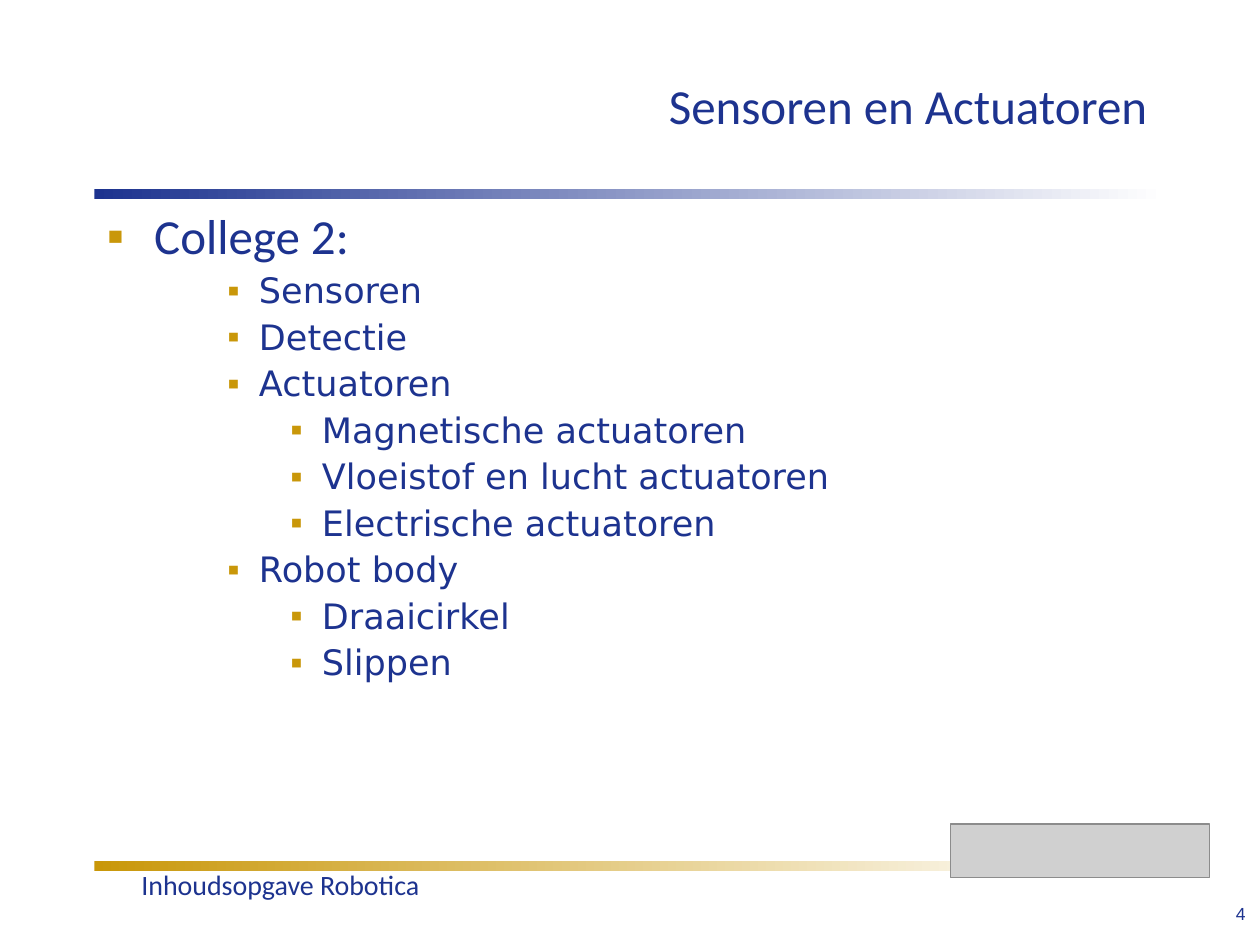
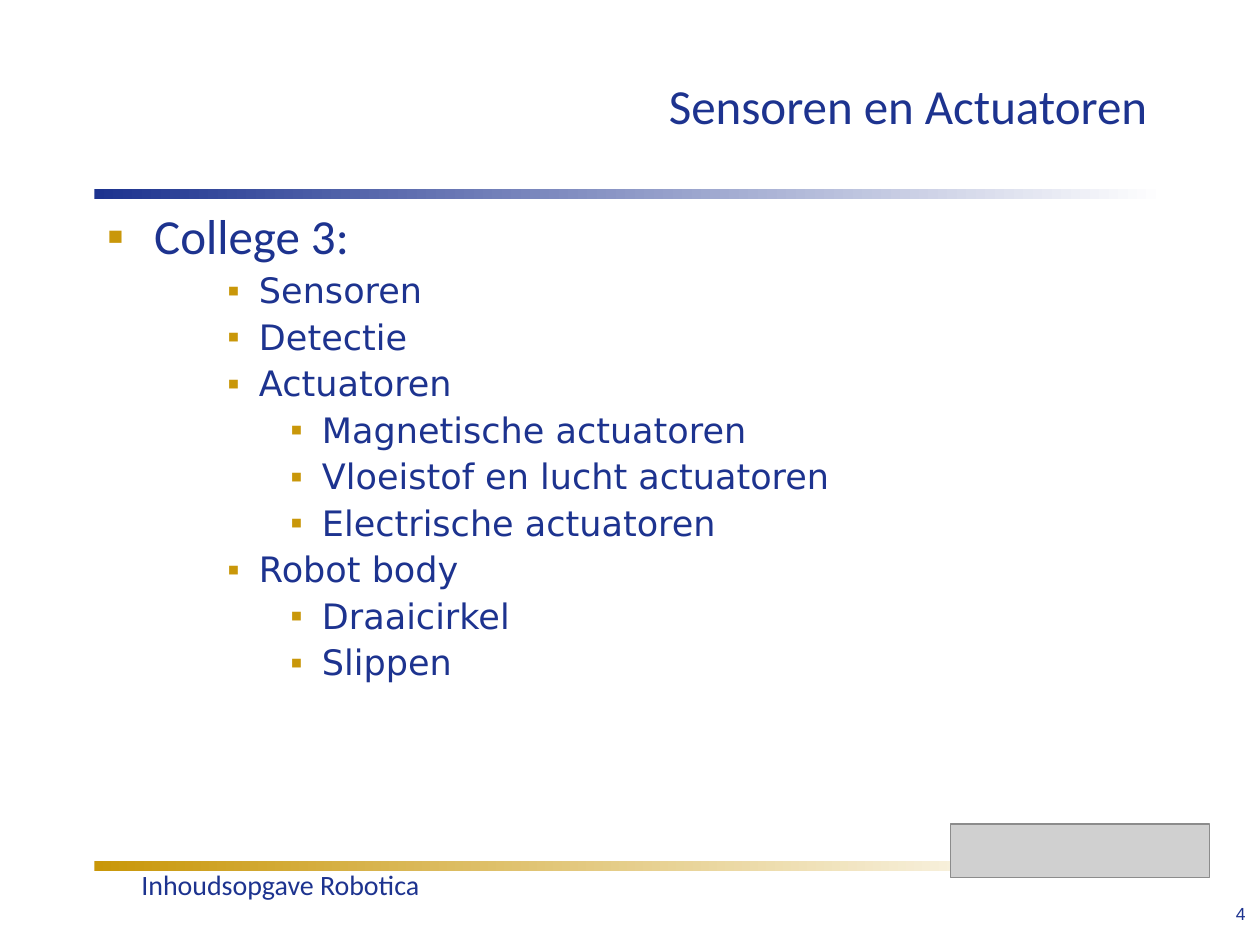
Before and after one commit to humiq/Greendevelopment, a slide deck: slide 6 of trunk/documents/Colleges/ISIROB Inhoudsopgave colleges 2012.ppt (slide 5 before the commit). Drawn at 1260x945 pixels with LibreOffice and Linux fonts; fonts in the diff are those of the drawing; grey boxes stand for pictures. Boxes give left, top, right and bottom in pixels: in the first picture for what was removed or moved away, otherwise in the second. Text is boxed around its words. In the diff, an @@ line names an element or a change of style, - is before the commit and + after.

```diff
--- a/trunk/documents/Colleges/ISIROB Inhoudsopgave colleges 2012.ppt
+++ b/trunk/documents/Colleges/ISIROB Inhoudsopgave colleges 2012.ppt
@@ text at (154,220,349,263): text changed @@
-▪ College 2:
+▪ College 3:
```
Also in this commit, not shown: 4 other slides changed, 2 other files.
